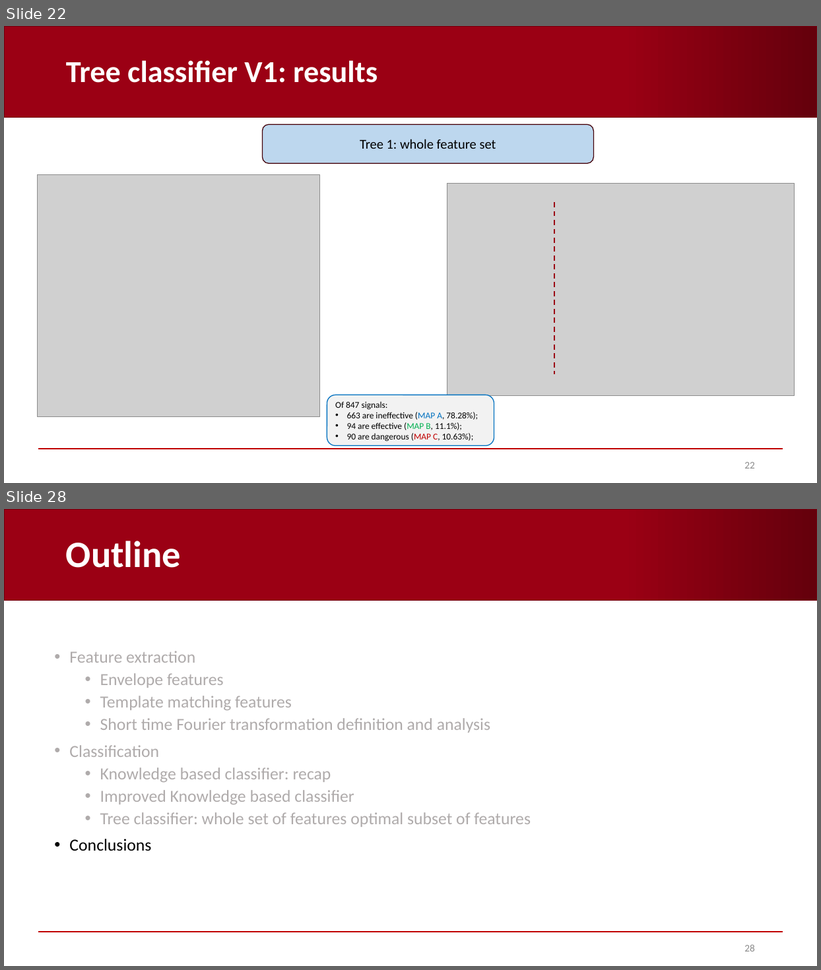
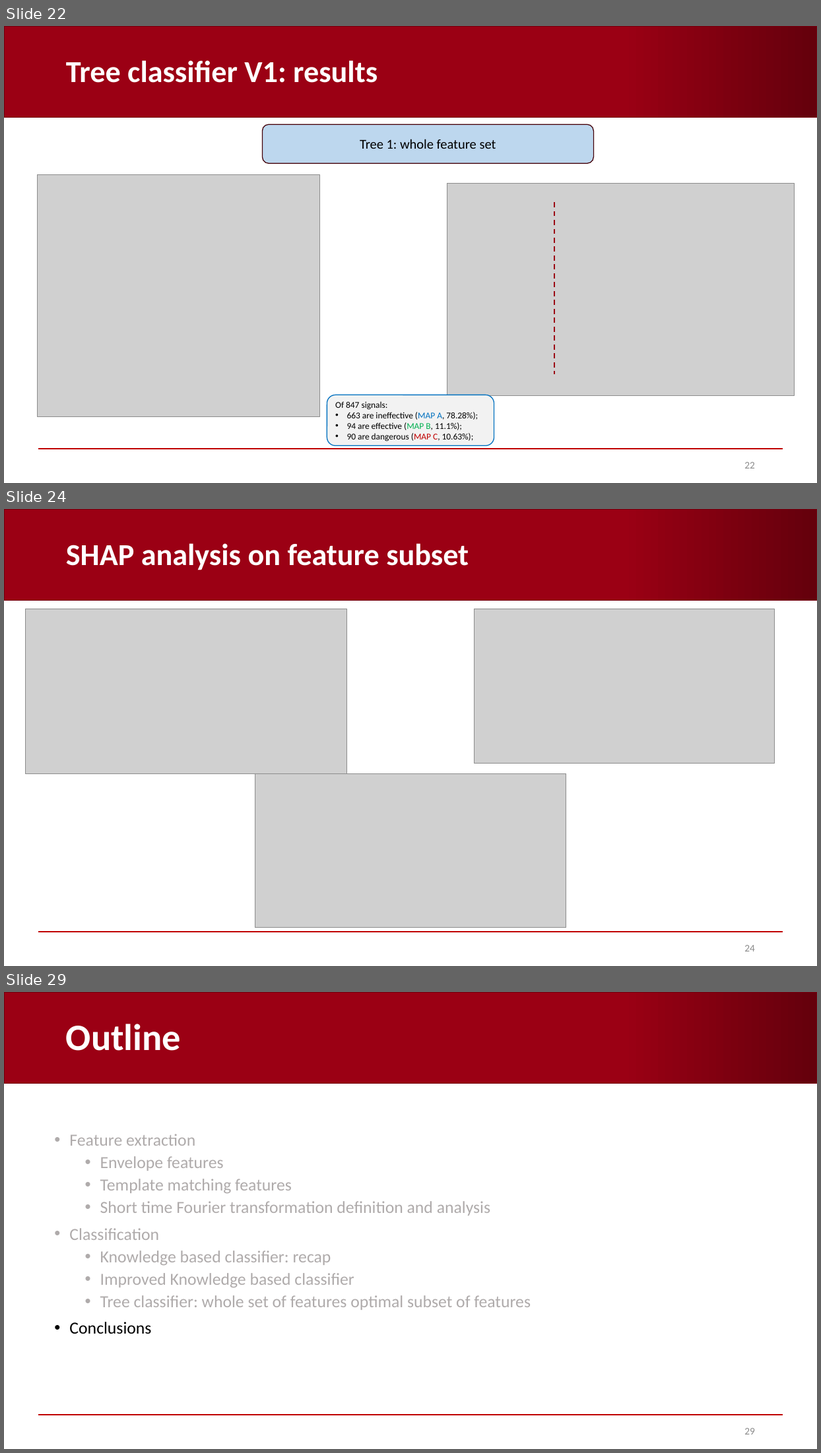
Before and after one commit to AndreaCorrado00/Tesi_magistrale_Corrado_Andrea, a slide deck: Documentation/9. Features and classification results V2.pptx. Shown one above the other, each under a label of ours: slides 22 and 28 before the commit, slides 22, 24 and 29 after it; the slides between them are not shown. The pictures are 821x970 and 821x1453 pixels, drawn with LibreOffice and Linux fonts; fonts in the diff are those of the drawing; grey boxes stand for pictures; background and template pictures are left out. Boxes give left, top, right and bottom in pixels: in the first picture for what was removed or moved away, otherwise in the second. Text is boxed around its words. In the diff, an @@ line names an element or a change of style, - is before the commit and + after.

Commit message:
new features set analysis (v3)

```diff
--- a/Documentation/9. Features and classification results V2.pptx
+++ b/Documentation/9. Features and classification results V2.pptx
@@ slide 24 added at (x1=4, y1=509, x2=817, y2=966), background #FFFFFF; not listed: 2 template elements that a slide beside it also shows @@
@@ title added at (x1=66, y1=543, x2=469, y2=570), 36 pt, text #FFFFFF, bold @@
+SHAP analysis on feature subset
@@ picture added at (x1=25, y1=609, x2=347, y2=774) @@
@@ picture added at (x1=475, y1=609, x2=775, y2=763) @@
@@ picture added at (x1=255, y1=774, x2=566, y2=928) @@
@@ page number added at (x1=745, y1=945, x2=755, y2=952), 12 pt, text #8C8C8C @@
+24
@@ what was slide 28 is now slide 29 @@
@@ page number at (x1=745, y1=1428, x2=755, y2=1435): text changed @@
-28
+29
```
Also in this commit, not shown: 3 slides changed, 20 other files.
